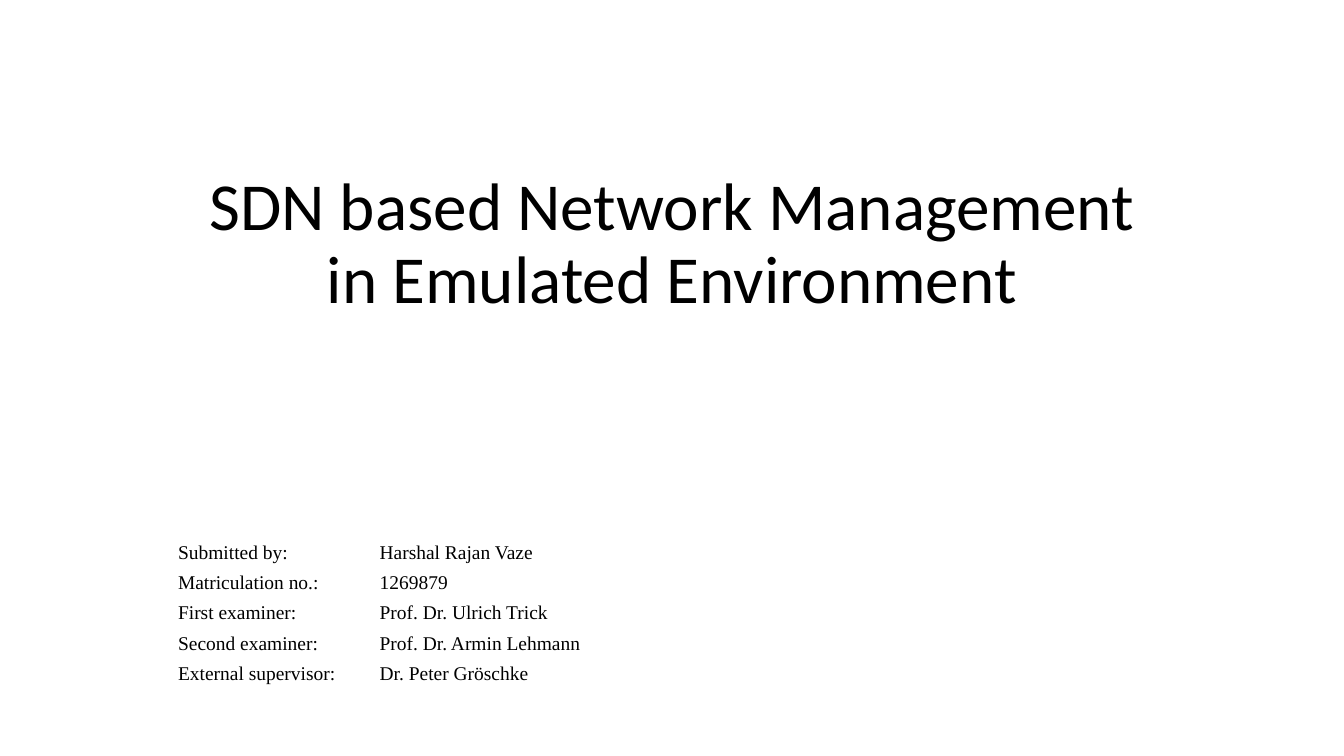
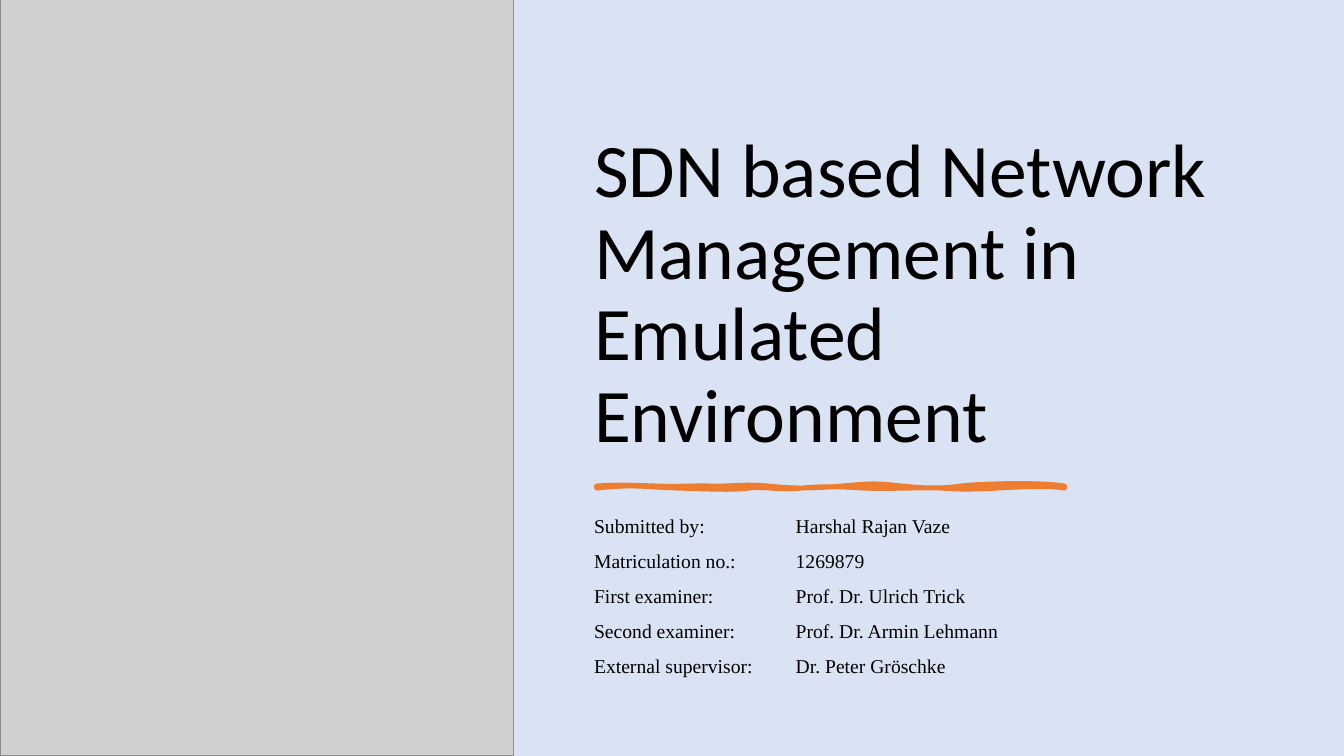
Before and after one commit to harshal-vaze/Software-Defined-Networking-with-ONOS, a slide deck: slide 1 of Thesis.pptx. Drawn at 1344x756 pixels with LibreOffice and Linux fonts; fonts in the diff are those of the drawing; grey boxes stand for pictures. Boxes give left, top, right and bottom in pixels: in the first picture for what was removed or moved away, otherwise in the second. Text is boxed around its words. In the diff, an @@ line names an element or a change of style, - is before the commit and + after.

```diff
--- a/Thesis.pptx
+++ b/Thesis.pptx
@@ background #FFFFFF to #DAE3F3 @@
@@ picture added at (0, 0, 513, 756) @@
@@ title "SDN based Network Management in ...": place and size @@
-title "SDN based Network Management in ..." at (209, 183, 1134, 304)
+title "SDN based Network Management in ..." at (594, 144, 1206, 443)
@@ title "SDN based Network Management in ..." at (594, 144, 1206, 443): size 48 to 54 pt; alignment centre to left @@
@@ freeform shape added at (597, 486, 1065, 488), fill #ED7D31, outline #ED7D31 3.5 pt @@
@@ subtitle "Submitted by: Harshal Rajan Vaze": place and size @@
-subtitle "Submitted by: Harshal Rajan Vaze" at (178, 545, 580, 684)
+subtitle "Submitted by: Harshal Rajan Vaze" at (594, 519, 998, 678)
@@ subtitle "Submitted by: Harshal Rajan Vaze" at (594, 519, 998, 678): size 13.9 to 14 pt; line spacing 0.7 to 0.9 @@
```
Also in this commit, not shown: 40 other slides changed, 14 slides added, 11 slides removed.
